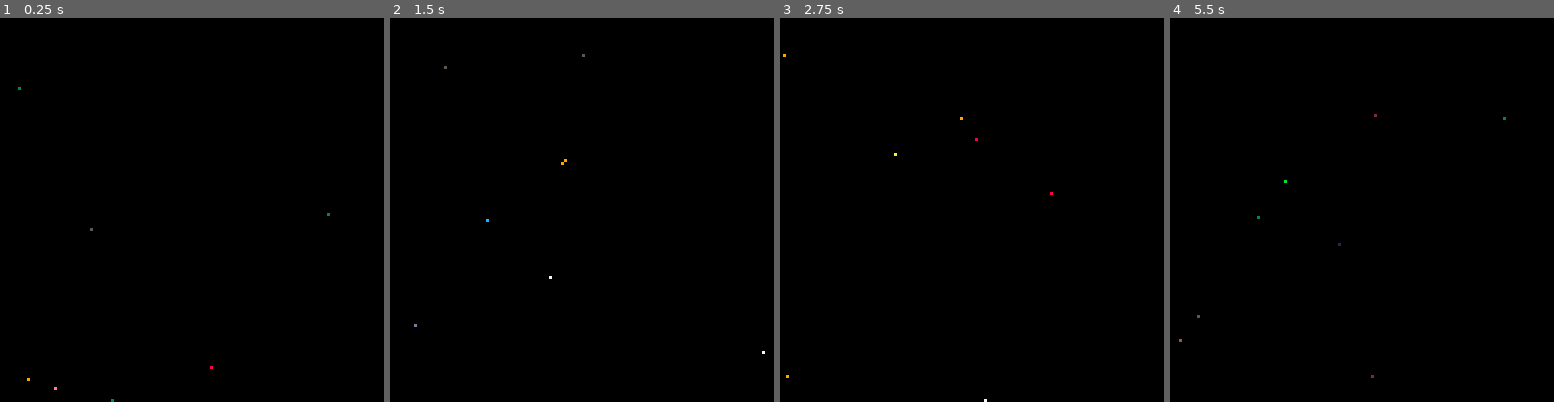
Above: before the commit, frames 1-4 (left to right).
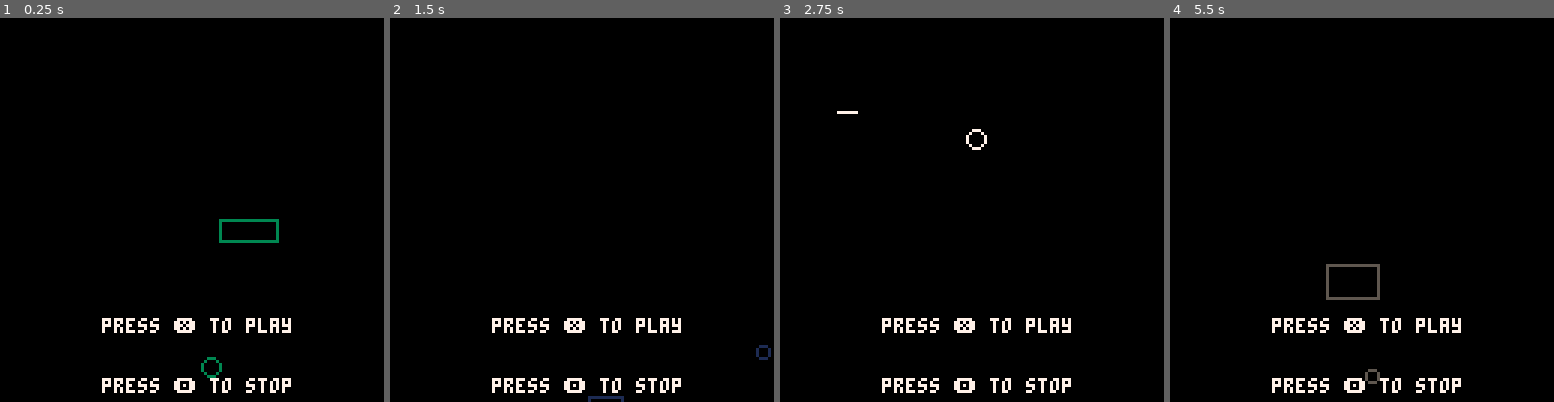
Above: after the commit, the same moments.

Repository: eduszesz/shmup
Game: PICO-8 cartridge music.p8
Same seed, same stepped clock (60 frames per second), same inputs: the game is played once before the commit and once after it.
Inputs:
- Up to frame 1 (0.25 s): no input
- Up to frame 2 (1.5 s): tap X (X key) at 0.33, 1.07 s; tap O (Z key) at 0.7 s
- Up to frame 3 (2.75 s): tap O (Z key) at 1.7, 2.1, 2.5 s; tap X (X key) at 1.85 s
- Up to frame 4 (5.5 s): tap O (Z key) every 0.4 s from 2.9 to 5.3 s; tap X (X key) at 2.97, 4.08, 5.2 s

The runs differ from the first frame. In frame 1, 2.0% of the frame differs, in the area x 4-86%, y 17-100%; in frame 2, 1.8%; in frame 3, 1.8%; in frame 4, 2.0%, in the area x 2-88%, y 25-98%.

Commit message:
music tweak

Diff:
--- a/music.p8
+++ b/music.p8
@@ -19,15 +19,21 @@
 
 function _draw()
 	cls()
-	pset(rnd(128),rnd(128),rnd(15))
-	pset(rnd(128),rnd(128),rnd(15))
-	pset(rnd(128),rnd(128),rnd(15))
-	pset(rnd(128),rnd(128),rnd(15))
-	pset(rnd(128),rnd(128),rnd(15))
-	pset(rnd(128),rnd(128),rnd(15))
-	pset(rnd(128),rnd(128),rnd(15))
-	pset(rnd(128),rnd(128),rnd(15))
+	local xi=rnd(128)
+	local xf=xi+rnd(20)
+	local yi=rnd(128)
+	local yf=yi+rnd(20)
+	local cl=rnd(15)
+	rect(xi,yi,xf,yf,cl)
+	circ(rnd(128),rnd(128),rnd(5),cl)
+	cprint("press ❎ to play", 64,100,7)
+	cprint("press 🅾️ to stop", 64,120,7)
 end
+
+function cprint(txt,x,y,c)
+ print(txt,x-#txt*2,y,c)
+end
+
 __gfx__
 00000000000000000000000000000000000000000000000000000000000000000000000000000000000000000000000000000000000000000000000000000000
 00000000000000000000000000000000000000000000000000000000000000000000000000000000000000000000000000000000000000000000000000000000
Not shown, changed: the sound effects (__sfx__) section of music.p8
